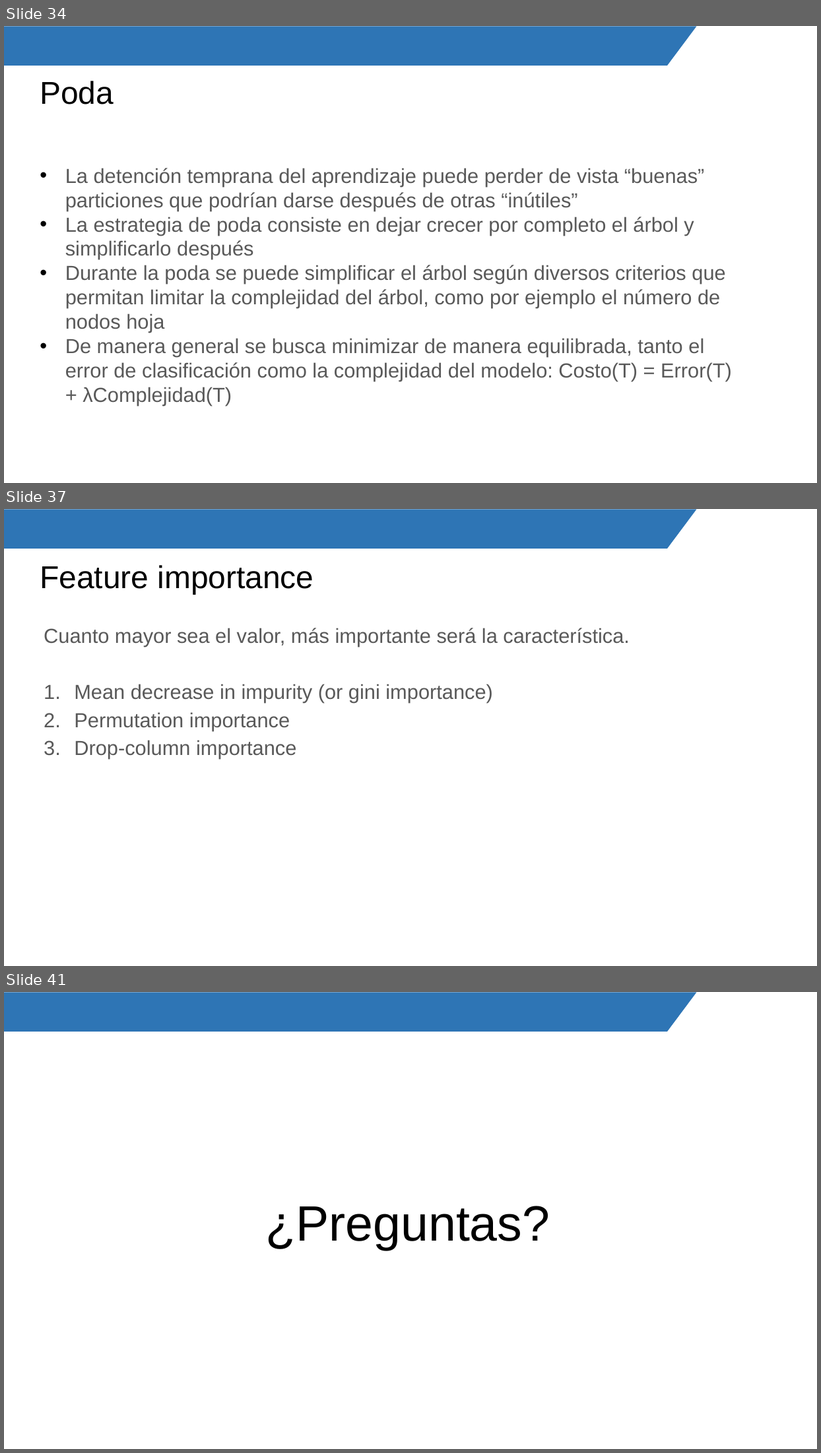
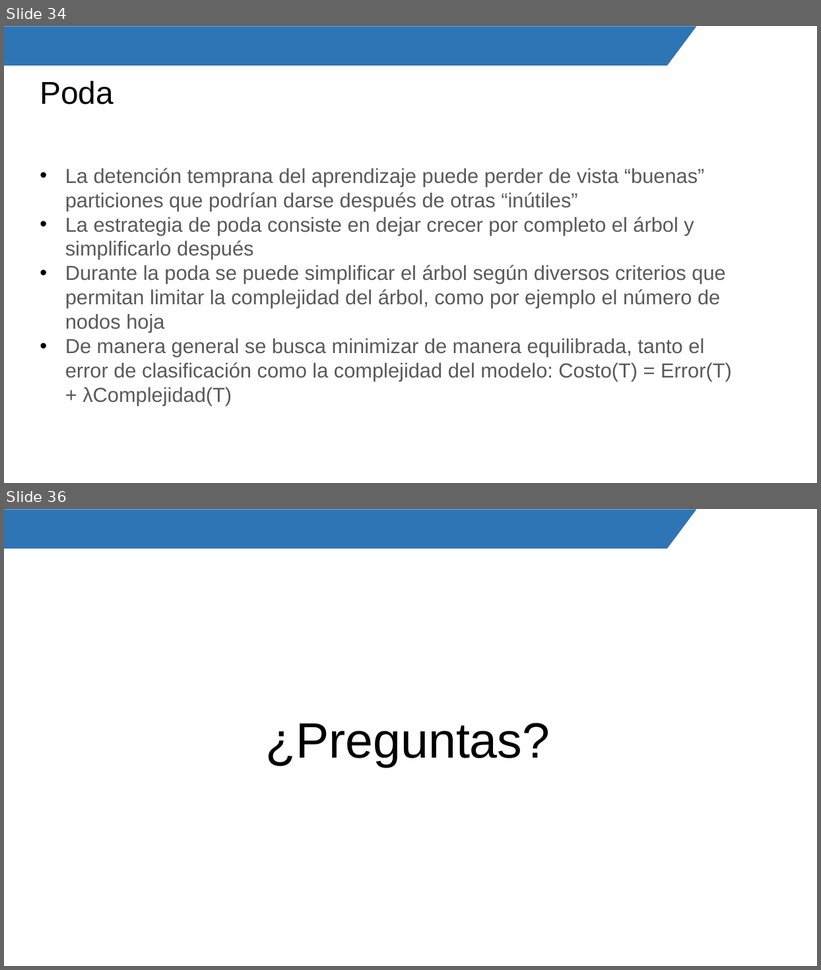
Before and after one commit to Mily3000/Diplomatura-de-Especializacion-en-Desarrollo-de-Aplicaciones-con-IA, a slide deck: Fundamentos de Machine Learning/2. Árboles de decisión.pptx. Shown one above the other, each under a label of ours: slides 34, 37 and 41 before the commit, slides 34 and 36 after it; the slides between them are not shown. The pictures are 821x1453 and 821x970 pixels, drawn with LibreOffice and Linux fonts; fonts in the diff are those of the drawing; background and template pictures are left out. Boxes give left, top, right and bottom in pixels: in the first picture for what was removed or moved away, otherwise in the second. Text is boxed around its words. In the diff, an @@ line names an element or a change of style, - is before the commit and + after.

```diff
--- a/Fundamentos de Machine Learning/2. Árboles de decisión.pptx
+++ b/Fundamentos de Machine Learning/2. Árboles de decisión.pptx
@@ slide 37 removed at (4, 509, 817, 966), background #FFFFFF; not listed: 1 template element that a slide beside it also shows @@
@@ title removed at (40, 565, 314, 594) @@
-Feature importance
@@ text removed at (44, 628, 630, 759) @@
-Cuanto mayor sea el valor, más importante será la característica.
-1. Mean decrease in impurity (or gini importance)
-2. Permutation importance
-3. Drop-column importance
@@ what was slide 41 is now slide 36 @@
```
Also in this commit, not shown: 3 slides changed, 4 other slides removed, 7 other files.
